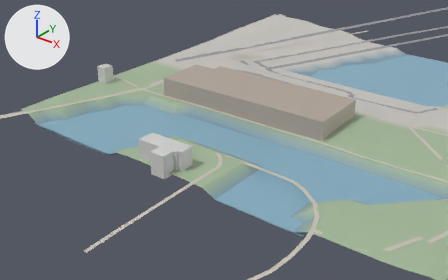
The glTF model game/world/tile_1_-3.glb as it was, and as the next commit left it.
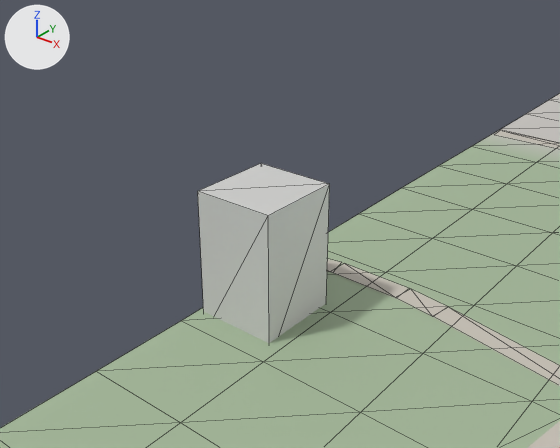
There are two pictures of each version: one from a camera (50 mm lens) standing at (551.3, 329.0, 138.7) and looking at (356.1, 573.0, -12.6), one close up from a camera (50 mm lens) standing at (292.5, 534.3, 31.7) and looking at (261.3, 573.2, 7.6). Every picture has the same lights, and +X, +Y and +Z are marked at upper left. The last two pictures show the newer version. The close-ups show mesh edges as thin lines. Where no turn or scale is listed for an object, it has been applied to the vertices. Vertices at exactly the same position are counted once.

Script lines for the objects in view, before the commit:
```python
me_buildings = bpy.data.meshes.new('buildings')
me_buildings.from_pydata(...)  # 40 vertices, 68 faces; spans x 256.0..411.0, y 509.0..621.0, z -4.0..10.0
me_buildings.materials.append(mat_defaultmaterial)
me_roads = bpy.data.meshes.new('roads')
me_roads.from_pydata(...)  # 632 vertices, 410 faces; spans x 192.0..555.0, y 357.0..1289.0, z -5.0..3.0
me_roads.materials.append(mat_defaultmaterial_001)
me_terrain = bpy.data.meshes.new('terrain')
me_terrain.from_pydata(...)  # 1089 vertices, 2048 faces; spans x 256.0..512.0, y 512.0..768.0, z -11.0..3.0
me_terrain.materials.append(mat_defaultmaterial_003)
ob_buildings = bpy.data.objects.new('buildings', me_buildings)
ob_buildings.location = (0.0, 0.0, 0.0)
ob_roads = bpy.data.objects.new('roads', me_roads)
ob_roads.location = (0.0, 0.0, 0.0)
ob_terrain = bpy.data.objects.new('terrain', me_terrain)
ob_terrain.location = (0.0, 0.0, 0.0)
```
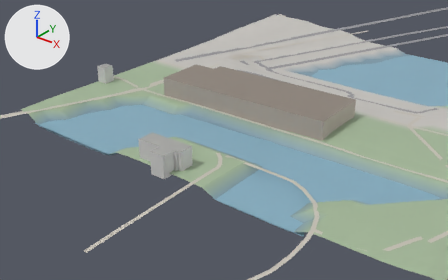
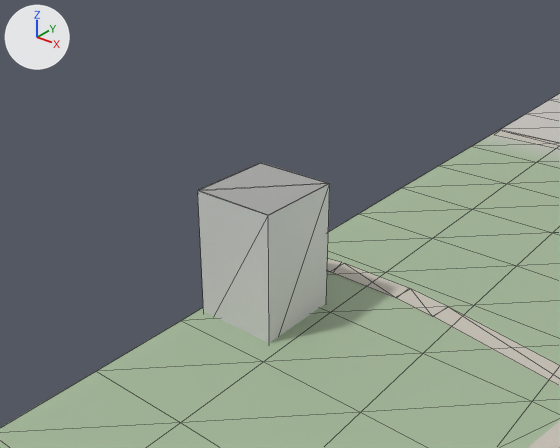
Where the change shows, as pixel boxes [x1, y1, x2, y2] in the close-ups (560 x 448 px):
part 1 of me_buildings, added: after [198, 163, 329, 215]

The change, as a list of edits to the scene's bpy script:
```text
Change me_buildings:
    used by ob_buildings; location = (0.0, 0.0, 0.0)
    verts and faces of me_buildings; kept vertices keep their numbers, new ones are numbered from 40
    remove me_buildings.from_pydata(...)  # 40 vertices, 68 faces; spans x 256.0..411.0, y 509.0..621.0, z -4.0..10.0
    add me_buildings.from_pydata(...)  # 60 vertices, 82 faces; spans x 256.0..411.0, y 509.0..621.0, z -4.0..10.0
    me_buildings part 1
    add verts[40] = (372.0, 509.0, 8.0)
    add verts[41] = (263.0, 570.0, 10.0)  # pixel (268, 215)
    add verts[42] = (256.0, 570.0, 10.0)  # pixel (197, 190)
    add for new, old in zip([43, 44, 45], [40, 41, 42]): verts[new] = verts[old] + (0.0, 7.0, 0.0)
    add verts[46] = (304.0, 581.0, 10.0)
    add verts[47] = (303.0, 611.0, 10.0)
    add verts[48] = (317.0, 612.0, 10.0)
    add verts[49] = (317.0, 618.0, 10.0)
    add verts[50] = (410.0, 621.0, 10.0)
    add verts[51] = (411.0, 584.0, 10.0)
    add verts[52] = (375.0, 525.0, 8.0)
    add verts[53] = (375.0, 517.0, 8.0)
    add verts[54] = (373.0, 517.0, 8.0)
    add verts[55] = (373.0, 516.0, 8.0)
    add verts[56] = (364.0, 509.0, 8.0)
    add verts[57] = (363.0, 515.0, 8.0)
    add verts[58] = (350.0, 515.0, 8.0)
    add verts[59] = (350.0, 524.0, 8.0)
    add faces += [(46, 47, 51), (48, 49, 50), (47, 48, 51), (48, 50, 51), (52, 53, 59), (43, 54, 55)]
    add faces += [(40, 56, 43), (57, 58, 59), (53, 54, 59), (43, 56, 54), (54, 57, 59), (54, 56, 57)]
    add faces += [(42, 45, 44), (41, 42, 44)]
```
